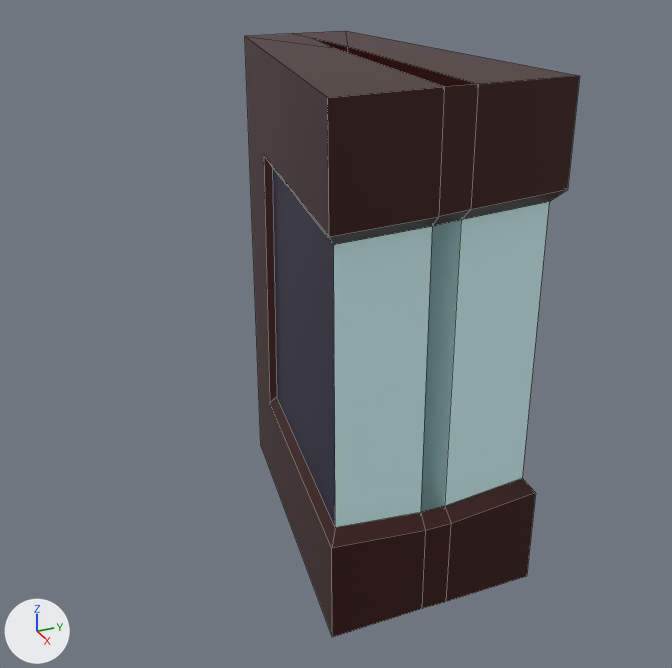
The Blender file models/wizard/wizard_weapon.blend, before and after one commit.
One viewpoint serves both versions: a camera (50 mm lens) standing at (1.245, -0.52, 0.502) and looking at (0.188, -0.044, -0.026). Arrows for +X, +Y and +Z are at lower left; the lights stay in place. Mesh edges are drawn as thin lines.
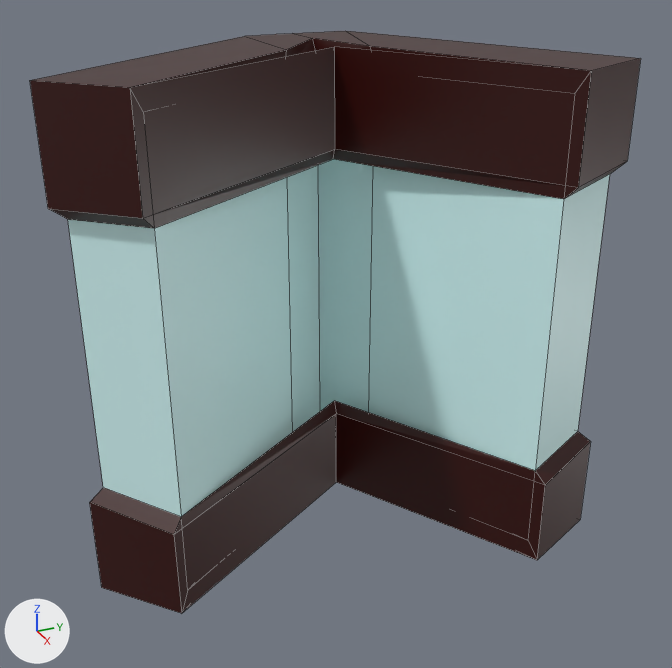
The newer file adds a shape key; the second version is drawn at full value of the shape key 'Open' of 'Cube', and the change is written as the vertex moves it makes.

Changed parts and their boxes (x1, y1, x2, y2) in the pictures (672 x 668 px):
'Cube', reshaped (82% wider): before (245, 31, 580, 637); after (30, 31, 641, 613)

Edits to the bpy script that builds the scene:
```text
Change me_cube:
    used by ob_cube; location = (0.0, 0.0, 0.0)
    remove me_cube.from_pydata(...)  # 54 vertices, 48 faces; spans x -0.068..0.411, y -0.153..0.145, z -0.338..0.338
    add me_cube.from_pydata(...)  # 62 vertices, 54 faces; spans x -0.068..0.387, y -0.401..0.295, z -0.338..0.338
    me_cube part 1
    14 vertices are removed from x 0.391..0.411, y -0.153..-0.018, z -0.338..0.338
    20 faces are deleted
    4 vertices in x 0.393, y 0.016, z -0.311..0.31 move by (-0.021, 0.155, 0.0)
    4 vertices in x 0.409, y 0.145, z -0.337..0.337 move by (-0.076, 0.15, 0.0)
    4 vertices in x 0.409, y 0.017, z -0.337..0.337 move by (-0.022, 0.161, 0.0)
    10 vertices move from x 0.093..0.393, y -0.006..0.134, z -0.337..0.337 to x 0.086..0.323, y -0.074..0.278, z -0.337..0.337
    22 vertices are added at x 0.076..0.287, y -0.401..0.003, z -0.338..0.338
    26 new faces join them
```
